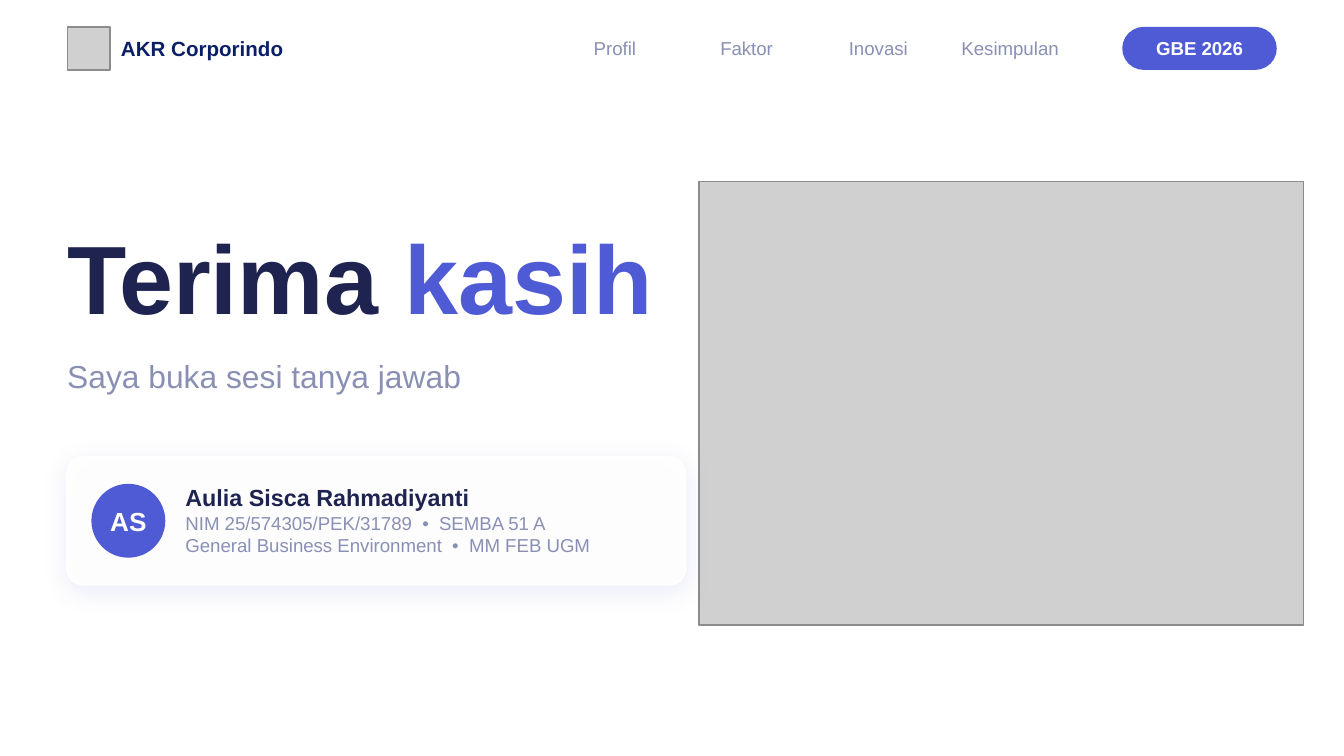
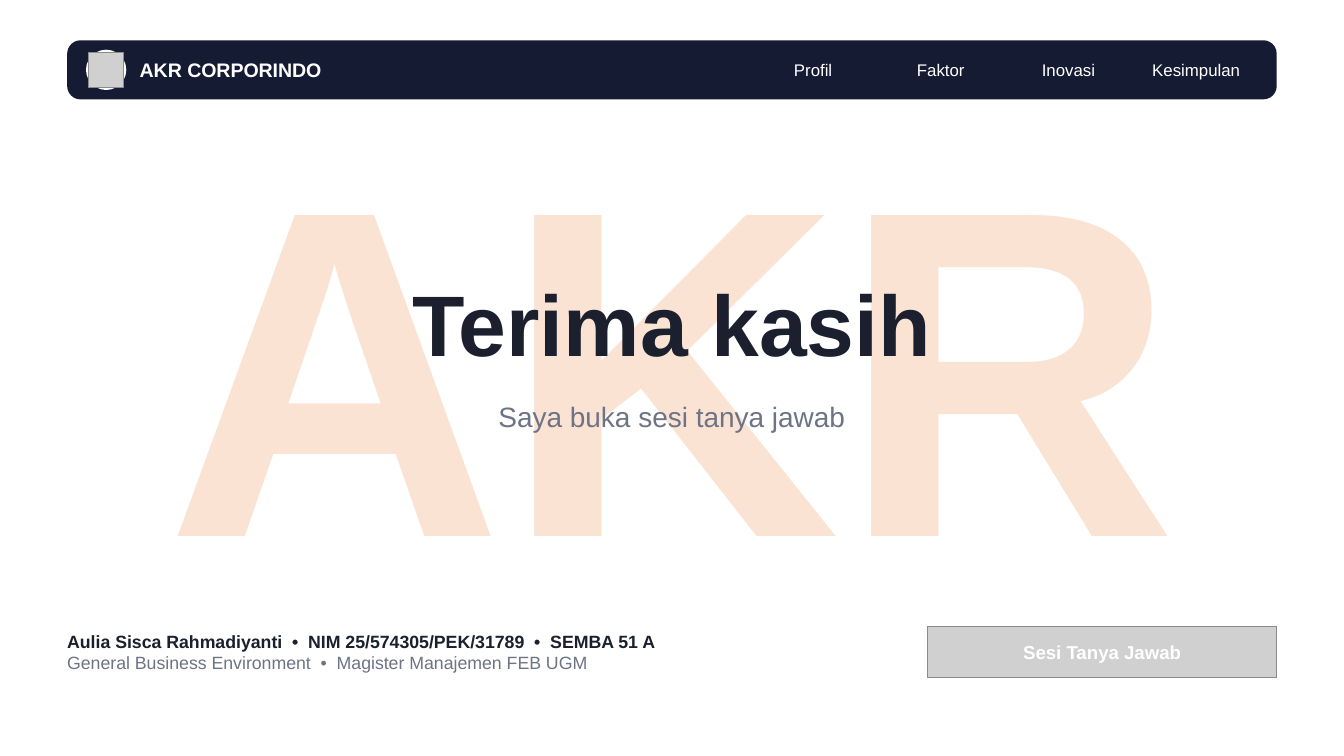
Before and after one commit to aslihabnuri/Dom-Manipulation, a slide deck: slide 10 of output-paper-GBE/Presentasi GBE - Aulia Sisca Rahmadiyanti - SEMBA 51A - PT AKR Corporindo Tbk.pptx. Drawn at 1344x756 pixels with LibreOffice and Linux fonts; fonts in the diff are those of the drawing; grey boxes stand for pictures; background and template pictures are left out. Boxes give left, top, right and bottom in pixels: in the first picture for what was removed or moved away, otherwise in the second. Text is boxed around its words. In the diff, an @@ line names an element or a change of style, - is before the commit and + after.

```diff
--- a/output-paper-GBE/Presentasi GBE - Aulia Sisca Rahmadiyanti - SEMBA 51A - PT AKR Corporindo Tbk.pptx
+++ b/output-paper-GBE/Presentasi GBE - Aulia Sisca Rahmadiyanti - SEMBA 51A - PT AKR Corporindo Tbk.pptx
@@ rounded rectangle removed at bbox=[1122, 27, 1277, 70] @@
@@ rounded rectangle added at bbox=[67, 40, 1277, 99], fill #151B33 @@
@@ ellipse added at bbox=[86, 50, 126, 90], fill #FFFFFF @@
@@ picture: place and size @@
-picture at bbox=[67, 27, 110, 70]
+picture at bbox=[89, 52, 124, 87]
@@ size 10 to 9 pt, text colour #8A90B4 to #FFFFFF in 4 elements at bbox=[1152, 63, 1240, 80], bbox=[1042, 64, 1095, 76], bbox=[917, 63, 965, 76], bbox=[794, 63, 832, 76] @@
@@ text "Profil": place and size @@
-text "Profil" at bbox=[594, 41, 636, 55]
+text "Profil" at bbox=[794, 63, 832, 76]
@@ text "Faktor": place and size @@
-text "Faktor" at bbox=[720, 41, 773, 55]
+text "Faktor" at bbox=[917, 63, 965, 76]
@@ text "Inovasi": place and size @@
-text "Inovasi" at bbox=[849, 41, 908, 55]
+text "Inovasi" at bbox=[1042, 64, 1095, 76]
@@ text "Kesimpulan": place and size @@
-text "Kesimpulan" at bbox=[961, 41, 1058, 59]
+text "Kesimpulan" at bbox=[1152, 63, 1240, 80]
@@ text removed at bbox=[1156, 42, 1243, 55] @@
-GBE 2026
@@ text at bbox=[140, 63, 321, 78]: text changed; size 11 to 10.5 pt; text colour #0B1F66 to #FFFFFF @@
-AKR Corporindo
+AKR CORPORINDO
@@ ellipse removed at bbox=[746, 128, 1270, 652] @@
@@ picture removed at bbox=[699, 181, 1304, 625] @@
@@ text added at bbox=[167, 215, 1178, 536], 250 pt, text #FBE3D4, bold @@
+AKR
@@ text "Terima kasih": place and size @@
-text "Terima kasih" at bbox=[67, 243, 653, 315]
+text "Terima kasih" at bbox=[413, 288, 931, 372]
@@ text "Terima kasih" at bbox=[413, 288, 931, 372]: size 52 to 46 pt; text colour #1E2350 to #1B1F2E in "Terima"; text colour #4F5BD5 to #1B1F2E in "kasih"; alignment left to centre @@
@@ text "Saya buka sesi tanya jawab": place and size @@
-text "Saya buka sesi tanya jawab" at bbox=[67, 365, 461, 394]
+text "Saya buka sesi tanya jawab" at bbox=[498, 405, 845, 432]
@@ text "Saya buka sesi tanya jawab" at bbox=[498, 405, 845, 432]: size 17 to 15 pt, text colour #8A90B4 to #6E7385; alignment left to centre @@
@@ rounded rectangle removed at bbox=[67, 457, 685, 585] @@
@@ ellipse removed at bbox=[91, 484, 165, 558] @@
@@ text removed at bbox=[110, 513, 146, 532] @@
-AS
@@ picture added at bbox=[927, 626, 1277, 677] @@
@@ text at bbox=[67, 635, 655, 673]: text changed; size 10 to 9.5 pt; text colour #8A90B4 to #1B1F2E; bold on @@
-Aulia Sisca Rahmadiyanti
-NIM 25/574305/PEK/31789 • SEMBA 51 A
-General Business Environment • MM FEB UGM
+Aulia Sisca Rahmadiyanti • NIM 25/574305/PEK/31789 • SEMBA 51 A
+General Business Environment • Magister Manajemen FEB UGM
@@ text added at bbox=[1023, 646, 1181, 662], 10 pt, text #FFFFFF, bold @@
+Sesi Tanya Jawab
```
Also in this commit, not shown: 9 other slides changed.
